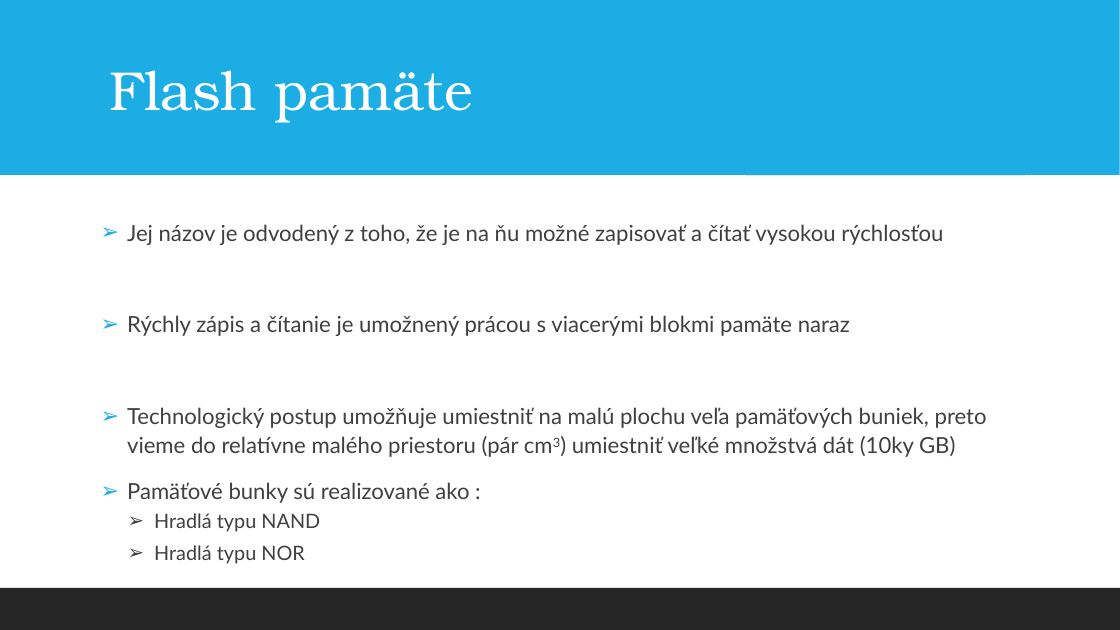
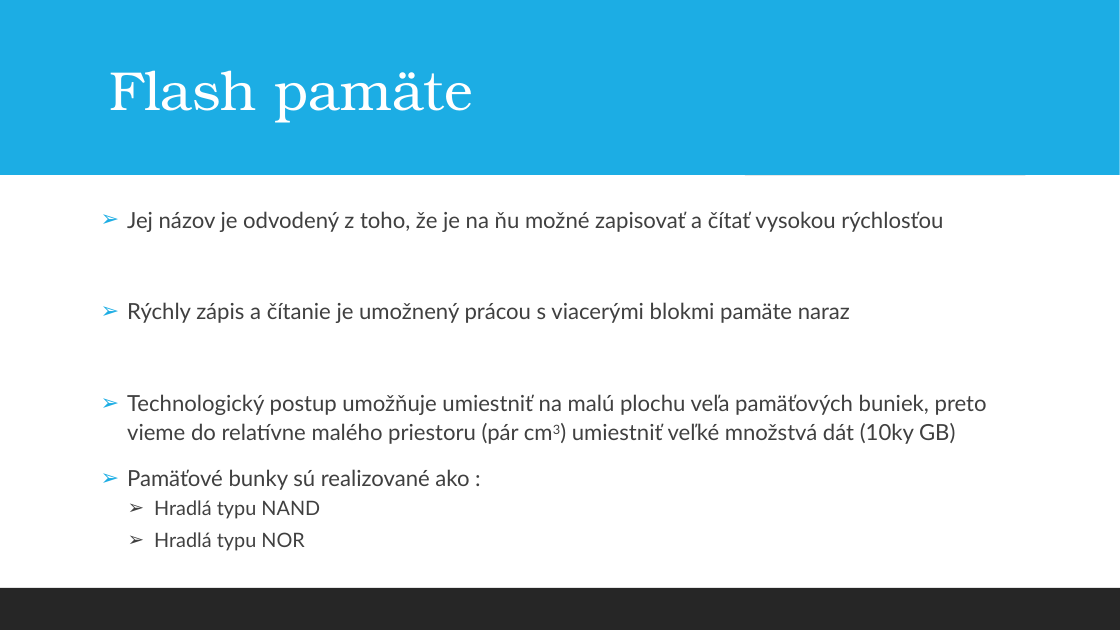
Before and after one commit to Matejejko/Skola, a slide deck: slide 5 of skola/Základy IKT systémov - hardware (ZIH)/Elektronické pamäte 11.2.ppt (slide 6 before the commit). Drawn at 1120x630 pixels with LibreOffice and Linux fonts; fonts in the diff are those of the drawing. Boxes give left, top, right and bottom in pixels: in the first picture for what was removed or moved away, otherwise in the second. Text is boxed around its words. In the diff, an @@ line names an element or a change of style, - is before the commit and + after.

```diff
--- a/skola/Základy IKT systémov - hardware (ZIH)/Elektronické pamäte 11.2.ppt
+++ b/skola/Základy IKT systémov - hardware (ZIH)/Elektronické pamäte 11.2.ppt
@@ text "Jej názov je odvodený z ...": place and size @@
-text "Jej názov je odvodený z ..." at <box>127,224,987,564</box>
+text "Jej názov je odvodený z ..." at <box>127,211,987,551</box>
```
Also in this commit, not shown: 10 other slides changed, 1 slide removed.
